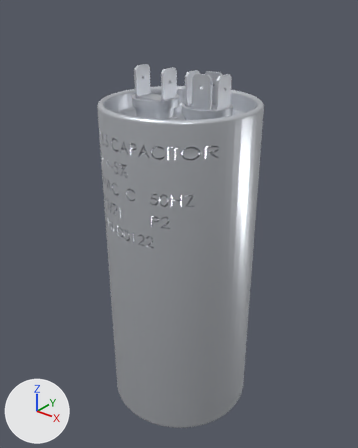
One commit to the glTF model public/models/motores/capacitor-run-generic.glb: the scene before it, then after it.
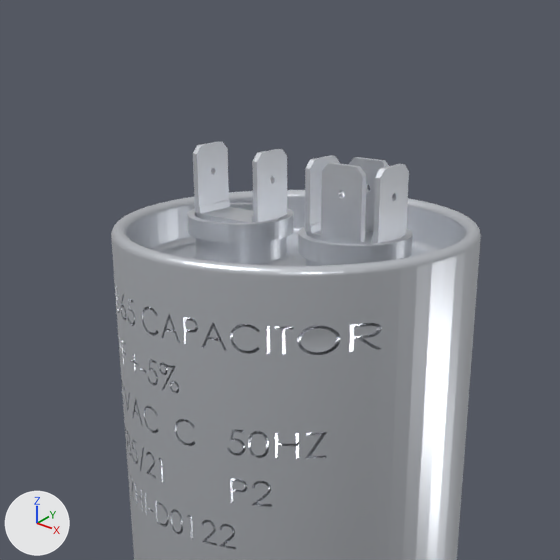
Each version appears first whole from a 50 mm lens placed at (94.4, -118.7, 141.9), pointed at (-1.0, 0.5, 68.0), and next in a close-up on the part from 13% to 84% of the width and 0% to 56% of the height. The lights are fixed; the arrows at lower left show +X, +Y and +Z. The older version's two pictures come first. Where no turn or scale is listed for an object, it has been applied to the vertices.

Script lines for the objects in view, before the commit:
```python
me_capacitor_body = bpy.data.meshes.new('capacitor_body')
me_capacitor_body.from_pydata(...)  # 24802 vertices, 49624 faces; spans x -25.0..25.0, y -25.0..25.0, z 0.0..119.0
me_capacitor_body.materials.append(mat_capacitor_body)  # white #dde0e7
ob_capacitor_body = bpy.data.objects.new('capacitor_body', me_capacitor_body)
ob_capacitor_body.location = (0.0, 0.0, 0.0)
```
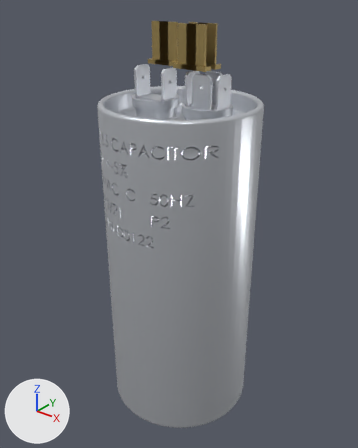
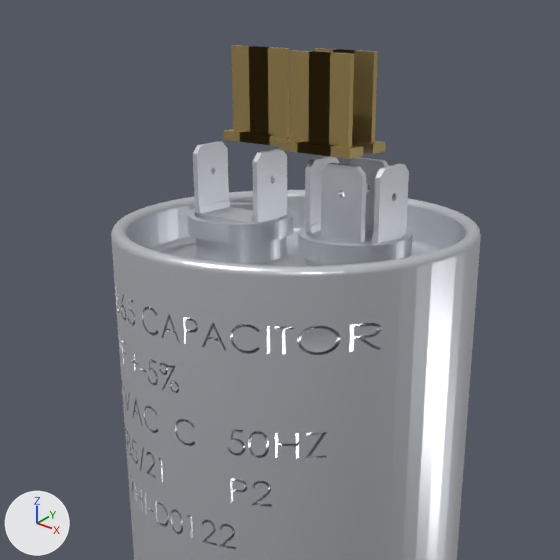
The newer file is also rescaled (x0.001) as a whole; pictures and numbers use the older file's frame.

The change in detail:
Material 'Material_1' (mat_material_1) is new.
Its base color is (0.485, 0.356, 0.136) (yellow #b9a167).
Its metallic is 0.75.
Its roughness is 0.35.
Mesh me_mesh_12 is new.
It is a box spanning x -4.15..4.15, y -1.4..1.4, z -0.6..0.6.
It uses material mat_material_1 (yellow #b9a167).
Mesh me_mesh_11 is new.
It is a box spanning x -3.15..3.15, y -0.4..0.4, z -6.0..6.0.
It uses material mat_material_1 (yellow #b9a167).
Object 'faston_63_shoulder_2D' (ob_faston_63_shoulder_2d) is new; it shows me_mesh_12.
Its location is (7.5, -2.5, 120.6).
Object 'faston_63_2D' (ob_faston_63_2d) is new; it shows me_mesh_11.
Its location is (7.5, -2.5, 126.0).
Object 'faston_63_shoulder_2C' (ob_faston_63_shoulder_2c) is new; it shows a copy of me_mesh_12.
Its location is (4.5, -2.5, 120.6).
Object 'faston_63_2C' (ob_faston_63_2c) is new; it shows a copy of me_mesh_11.
Its location is (4.5, -2.5, 126.0).
Object 'faston_63_shoulder_2B' (ob_faston_63_shoulder_2b) is new; it shows a copy of me_mesh_12.
Its location is (7.5, 2.5, 120.6).
Object 'faston_63_2B' (ob_faston_63_2b) is new; it shows a copy of me_mesh_11.
Its location is (7.5, 2.5, 126.0).
Object 'faston_63_2' (ob_faston_63_2) is new; it shows a copy of me_mesh_11.
Its location is (4.5, 2.5, 126.0).
Object 'faston_63_shoulder_1B' (ob_faston_63_shoulder_1b) is new; it shows a copy of me_mesh_12.
Its location is (-4.5, 0.0, 120.6).
Object 'faston_63_1B' (ob_faston_63_1b) is new; it shows a copy of me_mesh_11.
Its location is (-4.5, 0.0, 126.0).
Object 'faston_63_shoulder_1' (ob_faston_63_shoulder_1) is new; it shows a copy of me_mesh_12.
Its location is (-7.5, 0.0, 120.6).
Object 'faston_63_1' (ob_faston_63_1) is new; it shows a copy of me_mesh_11.
Its location is (-7.5, 0.0, 126.0).

Where the change shows, as pixel boxes [x1, y1, x2, y2] in the close-ups (560 x 560 px):
'faston_63_2C', added: after [290, 50, 332, 145]
'faston_63_1B', added: after [249, 46, 290, 136]
'faston_63_1', added: after [231, 45, 268, 133]
'faston_63_2D', added (yellow): after [312, 51, 354, 147]
'faston_63_2B', added: after [333, 49, 378, 143]
'faston_63_shoulder_2D', added: after [297, 142, 363, 159]
'faston_63_shoulder_1', added: after [223, 129, 272, 145]
'faston_63_shoulder_2B', added: after [352, 141, 386, 154]
'faston_63_shoulder_2C', added: after [279, 139, 299, 152]
'faston_63_shoulder_1B', added: after [270, 135, 290, 146]
'faston_63_2', added: after [314, 48, 339, 53]
